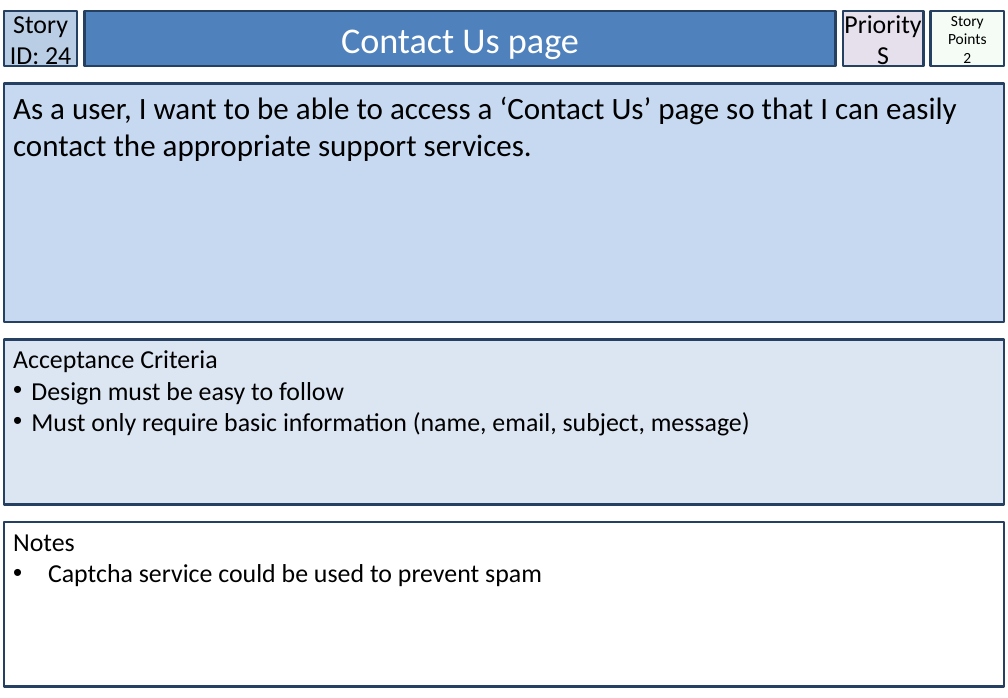
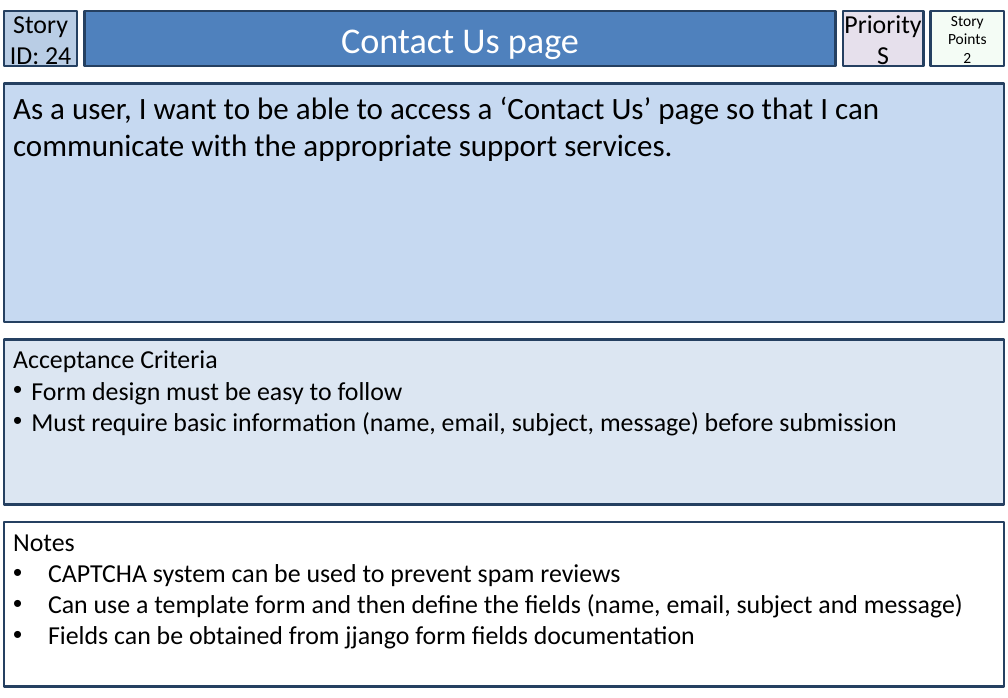
Before and after one commit to Nagarius/Phoenix, a slide deck: slide 25 of StoryCards_Smart_City_TeamPhoenix.pptx. Drawn at 1008x698 pixels with LibreOffice and Linux fonts; fonts in the diff are those of the drawing. Boxes give left, top, right and bottom in pixels: in the first picture for what was removed or moved away, otherwise in the second. Text is boxed around its words. In the diff, an @@ line names an element or a change of style, - is before the commit and + after.

```diff
--- a/StoryCards_Smart_City_TeamPhoenix.pptx
+++ b/StoryCards_Smart_City_TeamPhoenix.pptx
@@ text in rectangle at <box>13,96,879,161</box>: text changed @@
-As a user, I want to be able to access a ‘Contact Us’ page so that I can easily contact the appropriate support services.
+As a user, I want to be able to access a ‘Contact Us’ page so that I can communicate with the appropriate support services.
@@ text in rectangle at <box>31,382,896,436</box>: text changed @@
-• Design must be easy to follow
-• Must only require basic information (name, email, subject, message)
+• Form design must be easy to follow
+• Must require basic information (name, email, subject, message) before submission
@@ text in rectangle at <box>48,564,963,649</box>: text changed @@
-• Captcha service could be used to prevent spam
+• CAPTCHA system can be used to prevent spam reviews
+• Can use a template form and then define the fields (name, email, subject and message)
+• Fields can be obtained from jjango form fields documentation
```
Also in this commit, not shown: 29 other slides changed, 1 slide added.
